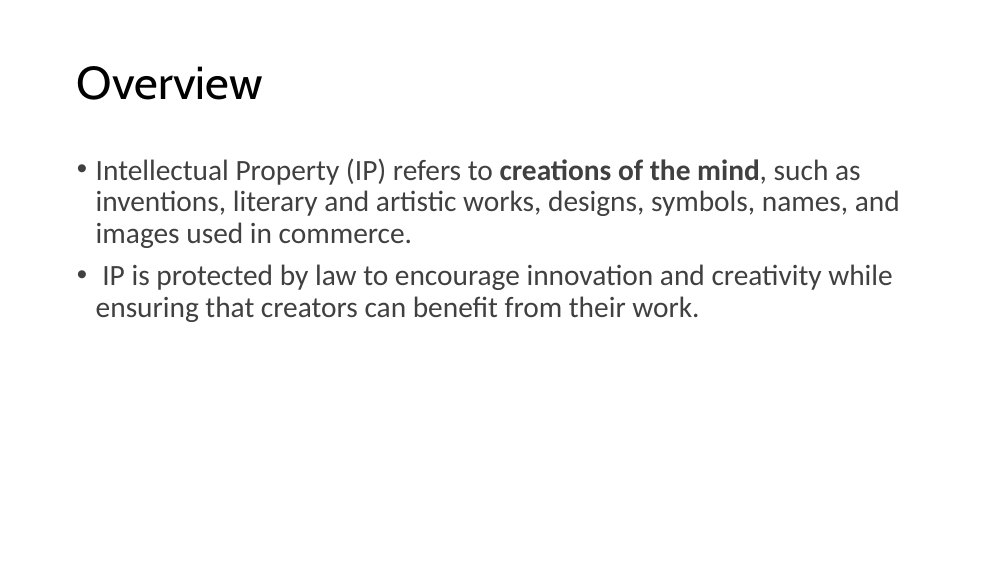
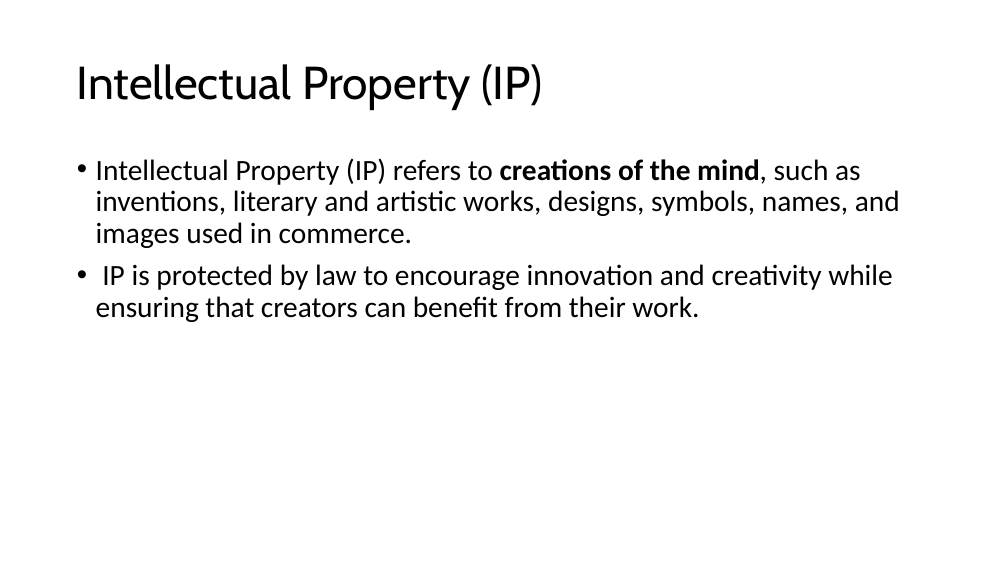
Before and after one commit to shakiliitju/M.Sc-in-ICT, a slide deck: slide 21 of Semester 2/Applied Cyber Security/Lecture/L7.pptx (slide 23 before the commit). Drawn at 1008x567 pixels with LibreOffice and Linux fonts; fonts in the diff are those of the drawing. Boxes give left, top, right and bottom in pixels: in the first picture for what was removed or moved away, otherwise in the second. Text is boxed around its words. In the diff, an @@ line names an element or a change of style, - is before the commit and + after.

```diff
--- a/Semester 2/Applied Cyber Security/Lecture/L7.pptx
+++ b/Semester 2/Applied Cyber Security/Lecture/L7.pptx
@@ title at (77, 64, 542, 110): text changed @@
-Overview
+Intellectual Property (IP)
@@ text "Intellectual Property (IP) refers to ..." at (96, 158, 900, 322): text colour #404040 to #000000 @@
```
Also in this commit, not shown: 25 other slides changed, 2 slides removed.
